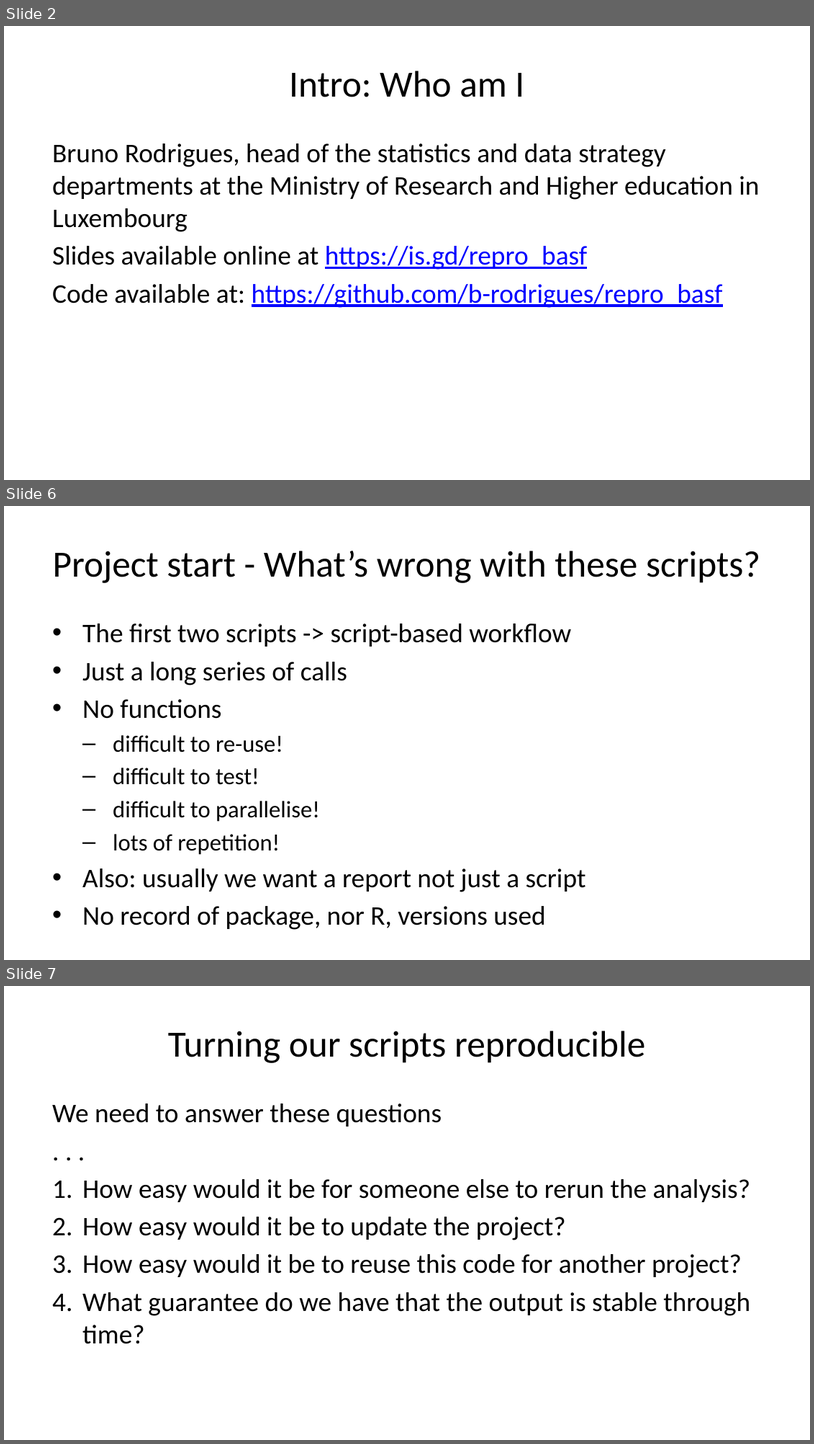
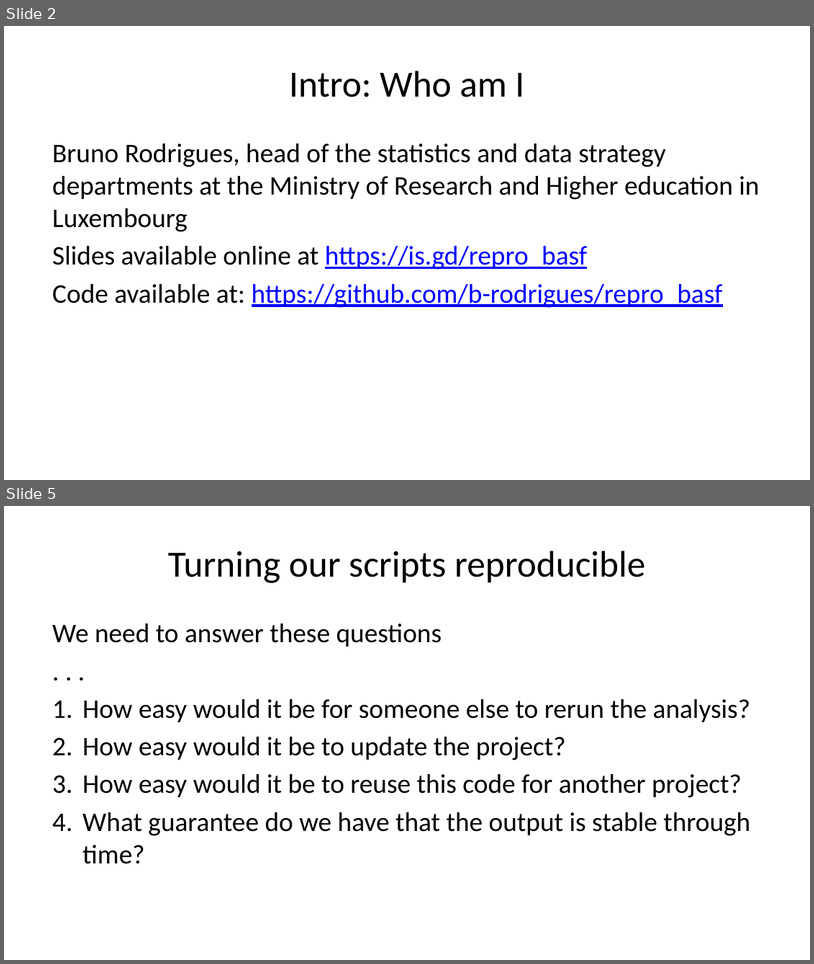
Before and after one commit to b-rodrigues/repro_basf, a slide deck: docs/index.pptx. Shown one above the other, each under a label of ours: slides 2, 6 and 7 before the commit, slides 2 and 5 after it; the slides between them are not shown. The pictures are 814x1444 and 814x964 pixels, drawn with LibreOffice and Linux fonts; fonts in the diff are those of the drawing. Boxes give left, top, right and bottom in pixels: in the first picture for what was removed or moved away, otherwise in the second. Text is boxed around its words. In the diff, an @@ line names an element or a change of style, - is before the commit and + after.

```diff
--- a/docs/index.pptx
+++ b/docs/index.pptx
@@ slide 6 removed at <box>4,506,810,960</box>, background #FFFFFF @@
@@ title removed at <box>53,551,761,583</box> @@
-Project start - What’s wrong with these scripts?
@@ text removed at <box>82,623,586,929</box> @@
-• The first two scripts -> script-based workflow
-• Just a long series of calls
-• No functions
-  – difficult to re-use!
-  – difficult to test!
-  – difficult to parallelise!
-  – lots of repetition!
-• Also: usually we want a report not just a script
-• No record of package, nor R, versions used
@@ what was slide 7 is now slide 5 @@
```
Also in this commit, not shown: 12 slides changed, 1 slide added, 4 other slides removed, 17 other files.
